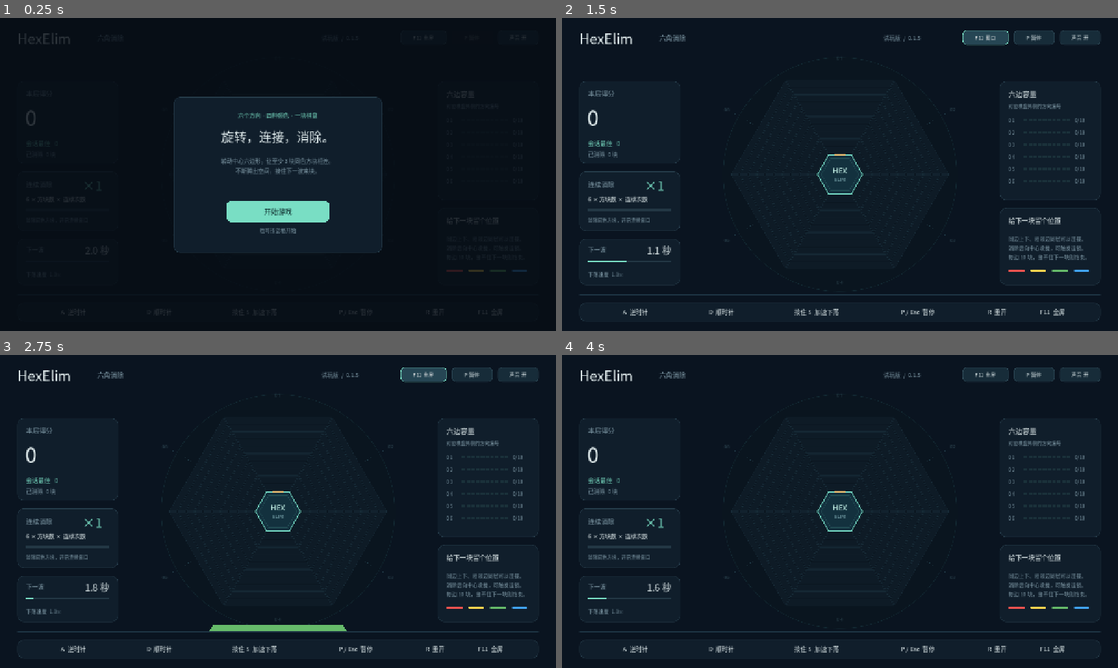
Above: before the commit, frames 1-4 (two rows, left to right).
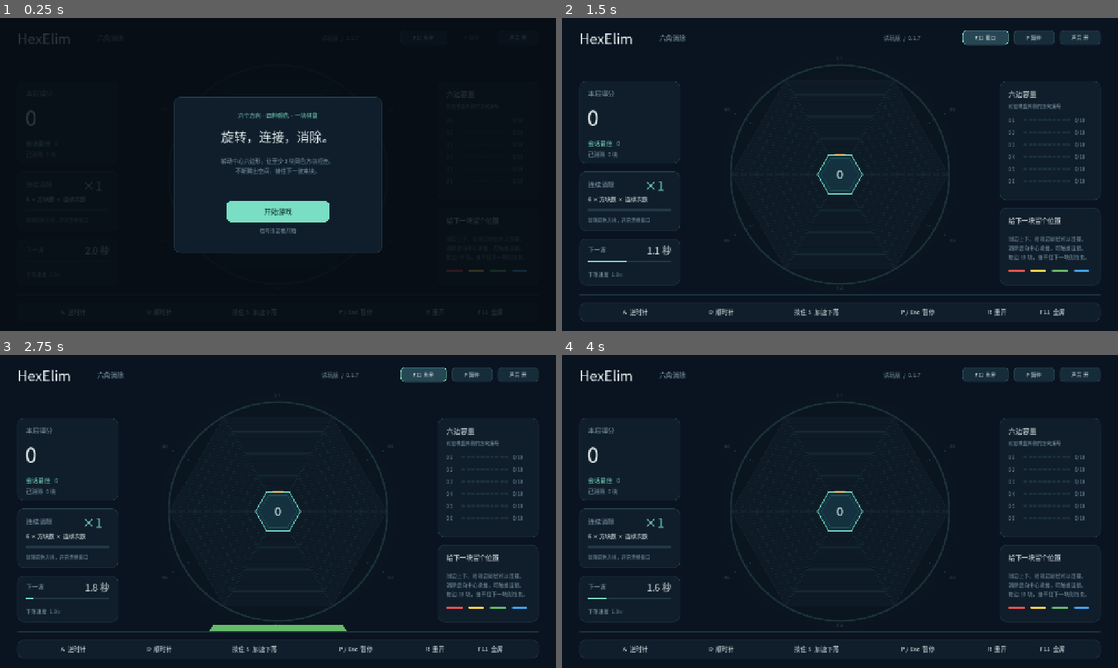
Above: after the commit, the same moments.

Repository: shingchan17/HexElim
Game: Godot game, scene res://game/main.tscn
Same seed, same stepped clock (60 frames per second), same inputs: the game is played once before the commit and once after it.
Inputs:
- Up to frame 1 (0.25 s): no input
- Up to frame 2 (1.5 s): click "开始游戏" at 0.5 s; click "F11 全屏" at 1.25 s
- Up to frame 3 (2.75 s): click "F11 窗口" at 2 s
- Up to frame 4 (4 s): click "P 暂停" at 2.75 s; click "重新开始" at 3.5 s

The runs differ from the first frame. In frame 2, 0.6% of the frame differs, in the area x 30-70%, y 6-87%; in frame 3, 0.6%; in frame 4, 0.6%.

Commit message:
feat: add center score and combo countdown ring

Diff:
--- a/game/board/board_backdrop.gd
+++ b/game/board/board_backdrop.gd
@@ -3,10 +3,12 @@
 
 var _polygons: Array[PackedVector2Array] = []
 var _outlines: Array[PackedVector2Array] = []
+var _buff_ring_radius: float = 0.0
 
 
-func configure(polygons: Array[PackedVector2Array]) -> void:
+func configure(polygons: Array[PackedVector2Array], buff_ring_radius: float) -> void:
 	_polygons = polygons
+	_buff_ring_radius = buff_ring_radius
 	_outlines.clear()
 	for points: PackedVector2Array in polygons:
 		var outline: PackedVector2Array = points.duplicate()
@@ -17,7 +19,7 @@
 
 func _draw() -> void:
 	draw_circle(Vector2.ZERO, 271.0, Color(0.04, 0.085, 0.12, 0.6))
-	draw_arc(Vector2.ZERO, 269.0, 0.0, TAU, 128, Color(0.2, 0.45, 0.49, 0.2), 1.0, true)
+	draw_arc(Vector2.ZERO, _buff_ring_radius, 0.0, TAU, 180, Color(0.14, 0.25, 0.30, 0.65), 4.0, true)
 	for index: int in range(_polygons.size()):
 		draw_colored_polygon(_polygons[index], Color(0.07, 0.13, 0.18, 0.5))
 		draw_polyline(_outlines[index], Color(0.22, 0.38, 0.44, 0.23), 0.7, true)
--- a/game/board/board_view.gd
+++ b/game/board/board_view.gd
@@ -4,11 +4,15 @@
 const MAX_PARTICLES: int = 96
 const PARTICLES_PER_CELL: int = 4
 const CLEAR_FLASH_DURATION: float = 0.14
+const BUFF_RING_WIDTH: float = 4.0
+const BUFF_RING_SEGMENTS: int = 180
 const Backdrop = preload("res://game/board/board_backdrop.gd")
 
 @export var rules: GameRules = preload("res://game/rules/default_rules.tres")
 
 var model: BoardModel
+var scoring: ScoreManager
+var last_clear_color_index: int = -1
 var falling_blocks: Array[Dictionary] = []
 var board_angle: float = 0.0
 var stack_offsets: Dictionary = {}
@@ -23,6 +27,8 @@
 var _compaction_elapsed: float = 0.0
 var _backdrop: Backdrop
 var _grid_geometry := Vector3.ZERO
+var _center_score: Label
+var _displayed_score: int = -1
 
 
 func _ready() -> void:
@@ -31,6 +37,18 @@
 	_backdrop.show_behind_parent = true
 	add_child(_backdrop)
 	_update_grid_geometry()
+	_center_score = Label.new()
+	_center_score.name = "CenterScore"
+	_center_score.position = Vector2(-34, -20)
+	_center_score.size = Vector2(68, 40)
+	_center_score.horizontal_alignment = HORIZONTAL_ALIGNMENT_CENTER
+	_center_score.vertical_alignment = VERTICAL_ALIGNMENT_CENTER
+	_center_score.mouse_filter = Control.MOUSE_FILTER_IGNORE
+	_center_score.clip_text = true
+	_center_score.add_theme_font_override("font", _font)
+	_center_score.add_theme_color_override("font_color", Color("e3eeef"))
+	add_child(_center_score)
+	_update_center_score()
 
 
 func _update_grid_geometry() -> void:
@@ -42,12 +60,13 @@
 	for side: int in range(GameRules.SIDE_COUNT):
 		for depth: int in range(rules.max_blocks_per_side):
 			polygons.append(cell_polygon(side, depth))
-	_backdrop.configure(polygons)
+	_backdrop.configure(polygons, get_buff_ring_radius())
 
 
 func _process(delta: float) -> void:
 	_update_grid_geometry()
 	_backdrop.rotation = board_angle
+	_update_center_score()
 	if not frozen:
 		pulse += delta
 		for index: int in range(particles.size() - 1, -1, -1):
@@ -72,6 +91,32 @@
 	board_angle = 0.0
 	danger_direction = -1
 	pulse = 0.0
+	last_clear_color_index = -1
+	_update_center_score()
+
+
+func _update_center_score() -> void:
+	var score: int = scoring.total_score if scoring != null else 0
+	if score == _displayed_score:
+		return
+	_displayed_score = score
+	var text: String = str(score)
+	var font_size: int = 26
+	while font_size > 8 and _font.get_string_size(text, HORIZONTAL_ALIGNMENT_LEFT, -1, font_size).x > 64.0:
+		font_size -= 1
+	_center_score.text = text
+	_center_score.add_theme_font_size_override("font_size", font_size)
+
+
+func get_buff_ring_radius() -> float:
+	var outer_apothem: float = rules.core_apothem + rules.max_blocks_per_side * rules.block_thickness
+	return outer_apothem / cos(PI / 6.0)
+
+
+func get_buff_fraction() -> float:
+	if scoring == null:
+		return 0.0
+	return clampf(scoring.buff_time_left / maxf(rules.score_buff_duration, 0.001), 0.0, 1.0)
 
 
 func begin_compaction(offsets: Dictionary) -> void:
@@ -97,6 +142,9 @@
 func emit_clear(cells: Array[Vector2i]) -> void:
 	if cells.is_empty():
 		return
+	# find_matches appends each connected group in order; the final group wins.
+	var last_cell: Vector2i = cells[cells.size() - 1]
+	last_clear_color_index = model.stacks[last_cell.x][last_cell.y]
 	var budget: int = mini(maxi(0, MAX_PARTICLES - particles.size()), cells.size() * PARTICLES_PER_CELL)
 	var per_cell: int = floori(float(budget) / cells.size())
 	var extra: int = budget % cells.size()
@@ -132,7 +180,7 @@
 			guide_color = Color(1.0, 0.4, 0.35, 0.55 + 0.2 * sin(pulse * 6.0))
 		draw_dashed_line(normal * (limit + 12.0), normal * (rules.spawn_distance - 2.0), guide_color, 1.0, 4.0)
 		var label_position: Vector2 = normal * (rules.spawn_distance + 18.0) + Vector2(-8.0, 5.0)
-		label_position.y = clampf(label_position.y, -264.0, 252.0)
+		label_position.y = clampf(label_position.y, -264.0, 266.0)
 		draw_string(_font, label_position, "%02d" % (side + 1), HORIZONTAL_ALIGNMENT_LEFT, -1, 12, guide_color.lightened(0.15))
 		if side == danger_direction:
 			draw_circle(normal * (limit + 20.0), 7.0, Color("ef7772"))
@@ -149,8 +197,6 @@
 	_stroke(hexagon(rules.core_apothem - 11.0), Color(0.45, 0.85, 0.77, 0.15), 1.0)
 	draw_line(Vector2(-12.0, -rules.core_apothem + 3.0), Vector2(12.0, -rules.core_apothem + 3.0), Color("f1c475"), 4.0, true)
 	draw_set_transform(Vector2.ZERO)
-	draw_string(_font, Vector2(-25, -2), "HEX", HORIZONTAL_ALIGNMENT_CENTER, 50, 17, Color("c2efe5"))
-	draw_string(_font, Vector2(-25, 15), "ELIM", HORIZONTAL_ALIGNMENT_CENTER, 50, 11, Color("719ca4"))
 	for block: Dictionary in falling_blocks:
 		var radius: float = float(block["distance"])
 		var side: int = int(block["direction"])
@@ -165,6 +211,23 @@
 		var color: Color = particle["color"]
 		color.a = minf(float(particle["life"]) * 2.0, 1.0)
 		draw_circle(particle["position"], 2.1, color, true, -1.0, true)
+	_draw_buff_ring()
+
+
+func _draw_buff_ring() -> void:
+	var fraction: float = get_buff_fraction()
+	if fraction <= 0.0 or last_clear_color_index < 0 or last_clear_color_index >= rules.block_colors.size():
+		return
+	var radius: float = get_buff_ring_radius()
+	var color: Color = rules.block_colors[last_clear_color_index]
+	# The empty portion travels clockwise from 12 o'clock. The remaining arc
+	# starts at that moving boundary and ends back at the top of the circle.
+	var start: float = -PI * 0.5 + TAU * (1.0 - fraction)
+	var end: float = PI * 1.5
+	var segments: int = maxi(2, ceili(BUFF_RING_SEGMENTS * fraction) + 1)
+	draw_arc(Vector2.ZERO, radius, start, end, segments, color, BUFF_RING_WIDTH, true)
+	draw_circle(Vector2.from_angle(start) * radius, BUFF_RING_WIDTH * 0.5, color, true, -1.0, true)
+	draw_circle(Vector2.from_angle(end) * radius, BUFF_RING_WIDTH * 0.5, color, true, -1.0, true)
 
 
 func cell_polygon(side: int, depth: int, offset: float = 0.0) -> PackedVector2Array:
--- a/game/main.gd
+++ b/game/main.gd
@@ -36,6 +36,7 @@
 	# One simulation clock advances movement and scoring; pause freezes both.
 	scoring.set_process(false)
 	board_view.model = board
+	board_view.scoring = scoring
 	board_view.rules = rules
 	board_view.falling_blocks = falling_blocks
 	hud.start_requested.connect(start_game)
--- a/game/rules/game_rules.gd
+++ b/game/rules/game_rules.gd
@@ -19,7 +19,7 @@
 
 @export_category("Scoring")
 @export_range(1, 100, 1) var points_per_block: int = 6
-@export_range(0.1, 30.0, 0.1) var score_buff_duration: float = 4.0
+@export_range(0.1, 30.0, 0.1) var score_buff_duration: float = 5.0
 
 @export_category("Spawn interval")
 @export_range(0.1, 30.0, 0.1) var initial_spawn_interval: float = 2.0
--- a/project.godot
+++ b/project.godot
@@ -12,7 +12,7 @@
 
 config/name="HexElim"
 config/description="A 2D hexagon rotation and color matching game."
-config/version="0.1.5"
+config/version="0.1.7"
 run/main_scene="res://game/main.tscn"
 config/features=PackedStringArray("4.7", "GL Compatibility")
 config/icon="res://icon.svg"
--- /dev/null
+++ b/tests/test_board_feedback.gd
@@ -0,0 +1,121 @@
+extends SceneTree
+## Run with a real renderer to check the actual arc direction, color and score.
+
+var _scene: Node
+var _checks: int = 0
+var _failures: int = 0
+
+
+func _initialize() -> void:
+	call_deferred("_run")
+
+
+func _run() -> void:
+	if DisplayServer.get_name() == "headless":
+		printerr("Board feedback checks require a real renderer; omit --headless.")
+		quit(2)
+		return
+	DirAccess.make_dir_recursive_absolute(ProjectSettings.globalize_path("res://artifacts"))
+	_scene = load("res://game/main.tscn").instantiate()
+	root.add_child(_scene)
+	_scene.set_physics_process(false)
+	_scene.audio.enabled = false
+	_scene.start_game()
+	_scene.next_wave_time = 1000.0
+	await _capture("initial")
+	var center: Label = _scene.board_view.get_node("CenterScore")
+	_check(center.text == "0", "center starts at zero")
+	var radius: float = _scene.board_view.get_buff_ring_radius()
+	_check(is_equal_approx(radius, (48.0 + 10.0 * 17.0) / cos(PI / 6.0)), "ring follows the outer hexagon's circumcircle")
+	for color_index: int in range(4):
+		_scene.start_game()
+		_scene.next_wave_time = 1000.0
+		_clear(color_index)
+		var screenshot: Image = await _capture("color_%d" % color_index)
+		_check(center.text == "18", "center shows actual clear score")
+		_check(_scene.board_view.last_clear_color_index == color_index, "ring remembers the most recent clear color")
+		_check(is_equal_approx(_scene.board_view.get_buff_fraction(), 1.0), "clear fills the complete five-second ring")
+		for angle: float in [45.0, 135.0, 225.0, 315.0]:
+			_check(_has_color(screenshot, angle, color_index), "full ring uses clear color at every quadrant")
+	_scene.start_game()
+	_scene.next_wave_time = 1000.0
+	_clear(0)
+	_scene.step_game(1.25)
+	var quarter: Image = await _capture("quarter_elapsed")
+	_check(is_equal_approx(_scene.board_view.get_buff_fraction(), 0.75), "ring follows remaining buff time")
+	_check(not _has_color(quarter, 45.0, 0), "clockwise consumption removes the upper-right quadrant first")
+	for angle: float in [135.0, 225.0, 315.0]:
+		_check(_has_color(quarter, angle, 0), "unconsumed arc remains colored after one quarter")
+	_scene.step_game(1.25)
+	var half: Image = await _capture("half_elapsed")
+	_check(not _has_color(half, 45.0, 0) and not _has_color(half, 135.0, 0), "right semicircle is depleted halfway through")
+	_check(_has_color(half, 225.0, 0) and _has_color(half, 315.0, 0), "left semicircle remains halfway through")
+	_clear(3)
+	var refreshed: Image = await _capture("refreshed_blue")
+	_check(center.text == "54", "center adds the combo multiplier to total score")
+	_check(is_equal_approx(_scene.board_view.get_buff_fraction(), 1.0), "follow-up refills the timer ring")
+	_check(_has_color(refreshed, 45.0, 3), "follow-up switches the circle to the new clear color")
+	_scene.toggle_pause()
+	_scene.step_game(2.0)
+	_check(is_equal_approx(_scene.board_view.get_buff_fraction(), 1.0), "pause freezes the same timer used by the ring")
+	_scene.toggle_pause()
+	_scene.step_game(5.0)
+	var expired: Image = await _capture("expired")
+	_check(_scene.scoring.consecutive_clear_count == 0 and _scene.board_view.get_buff_fraction() == 0.0, "buff and colored arc expire together")
+	for angle: float in [45.0, 135.0, 225.0, 315.0]:
+		_check(not _has_color(expired, angle, 3), "expired ring has no remaining colored segment")
+	_check(center.text == "54", "buff expiry preserves the displayed total score")
+	_scene.board.stacks[0] = PackedInt32Array([0, 0, 0])
+	_scene.board.stacks[3] = PackedInt32Array([2, 2, 2])
+	_scene._resolve_matches()
+	var mixed: Image = await _capture("last_group_green")
+	_check(center.text == "90", "simultaneous groups retain one scoring event")
+	_check(_scene.board_view.last_clear_color_index == 2 and _has_color(mixed, 45.0, 2), "last connected group determines a multicolor batch's ring")
+	_scene.rotate_board(1)
+	_scene.step_game(0.07)
+	await _capture("rotating")
+	_check(absf(center.get_global_transform().get_rotation()) < 0.0001, "center score stays upright during rotation")
+	_scene.scoring.total_score = 123456789
+	await _capture("large_score")
+	var font: Font = center.get_theme_font("font")
+	var font_size: int = center.get_theme_font_size("font_size")
+	_check(center.text == "123456789" and font.get_string_size(center.text, HORIZONTAL_ALIGNMENT_LEFT, -1, font_size).x <= 64.0, "large scores fit inside the core")
+	_scene.start_game()
+	var reset: Image = await _capture("restart")
+	_check(center.text == "0" and _scene.board_view.last_clear_color_index == -1, "restart resets center and last clear color")
+	_check(not _has_color(reset, 45.0, 2), "restart removes the prior buff ring")
+	if _failures == 0:
+		print("PASS: rendered center score and clockwise buff ring (%d checks)." % _checks)
+	else:
+		printerr("FAIL: %d of %d board feedback checks failed." % [_failures, _checks])
+	quit(0 if _failures == 0 else 1)
+
+
+func _clear(color_index: int) -> void:
+	_scene.board.stacks[0] = PackedInt32Array([color_index, color_index, color_index])
+	_scene._resolve_matches()
+
+
+func _capture(label: String) -> Image:
+	_scene._update_hud()
+	await process_frame
+	await process_frame
+	await RenderingServer.frame_post_draw
+	var screenshot: Image = root.get_texture().get_image()
+	_check(screenshot.save_png("res://artifacts/board_feedback_%s.png" % label) == OK, "save rendered feedback state")
+	return screenshot
+
+
+func _has_color(screenshot: Image, angle: float, color_index: int) -> bool:
+	var position: Vector2 = _scene.board_view.position + Vector2.UP.rotated(deg_to_rad(angle)) * _scene.board_view.get_buff_ring_radius()
+	position = root.get_final_transform() * position
+	var actual: Color = screenshot.get_pixelv(Vector2i(position.round()))
+	var expected: Color = _scene.rules.block_colors[color_index]
+	return Vector3(actual.r, actual.g, actual.b).distance_to(Vector3(expected.r, expected.g, expected.b)) < 0.12
+
+
+func _check(condition: bool, description: String) -> void:
+	_checks += 1
+	if not condition:
+		_failures += 1
+		printerr("FAIL: %s" % description)
--- a/tests/test_scoring.gd
+++ b/tests/test_scoring.gd
@@ -39,14 +39,14 @@
 	var scoring := ScoreManager.new()
 	_check(scoring.register_clear(3) == 18, "first elimination")
 	_check(scoring.consecutive_clear_count == 1, "opening clear counts as one")
-	_check(is_equal_approx(scoring.buff_time_left, 4.0), "opening window is four seconds")
-	scoring.advance_time(3.5)
+	_check(is_equal_approx(scoring.buff_time_left, 5.0), "opening window is five seconds")
+	scoring.advance_time(4.5)
 	_check(scoring.register_clear(3) == 36, "follow-up within window")
-	_check(is_equal_approx(scoring.buff_time_left, 4.0), "follow-up refreshes to four seconds")
-	scoring.advance_time(3.5)
+	_check(is_equal_approx(scoring.buff_time_left, 5.0), "follow-up refreshes to five seconds")
+	scoring.advance_time(4.5)
 	_check(scoring.register_clear(3) == 54, "combo survives past original expiry after refresh")
 	_check(scoring.total_score == 108, "18 + 36 + 54 = 108")
-	scoring.advance_time(4.0)
+	scoring.advance_time(5.0)
 	_check(scoring.consecutive_clear_count == 0, "exact expiry clears combo count")
 	_check(scoring.buff_time_left == 0.0, "exact expiry clears timer")
 	_check(scoring.total_score == 108, "expiry preserves total score")
@@ -75,7 +75,7 @@
 	_check(scoring.consecutive_clear_count == 0, "invalid clears do not start combo")
 	_check(scoring.buff_time_left == 0.0, "invalid clears do not start window")
 	scoring.register_clear(3)
-	scoring.advance_time(3.5)
+	scoring.advance_time(4.5)
 	_check(scoring.register_clear(2) == 0, "invalid follow-up cannot score")
 	_check(scoring.consecutive_clear_count == 1, "invalid follow-up cannot increment combo")
 	_check(is_equal_approx(scoring.buff_time_left, 0.5), "invalid follow-up cannot refresh window")
@@ -103,7 +103,7 @@
 	_check(scoring != null, "main scene contains score manager")
 	_check(scoring.rules == scene.rules, "scene shares its configured rules")
 	_check(scoring.register_clear(3) == 18, "scene component can score an opening clear")
-	scoring._process(4.0)
+	scoring._process(5.0)
 	_check(scoring.consecutive_clear_count == 0, "frame processing expires the combo")
 	scene.free()
 
Not shown, changed: README.md
Not shown, changed: docs/game_design.md
Not shown, changed: docs/playtest_review.md
